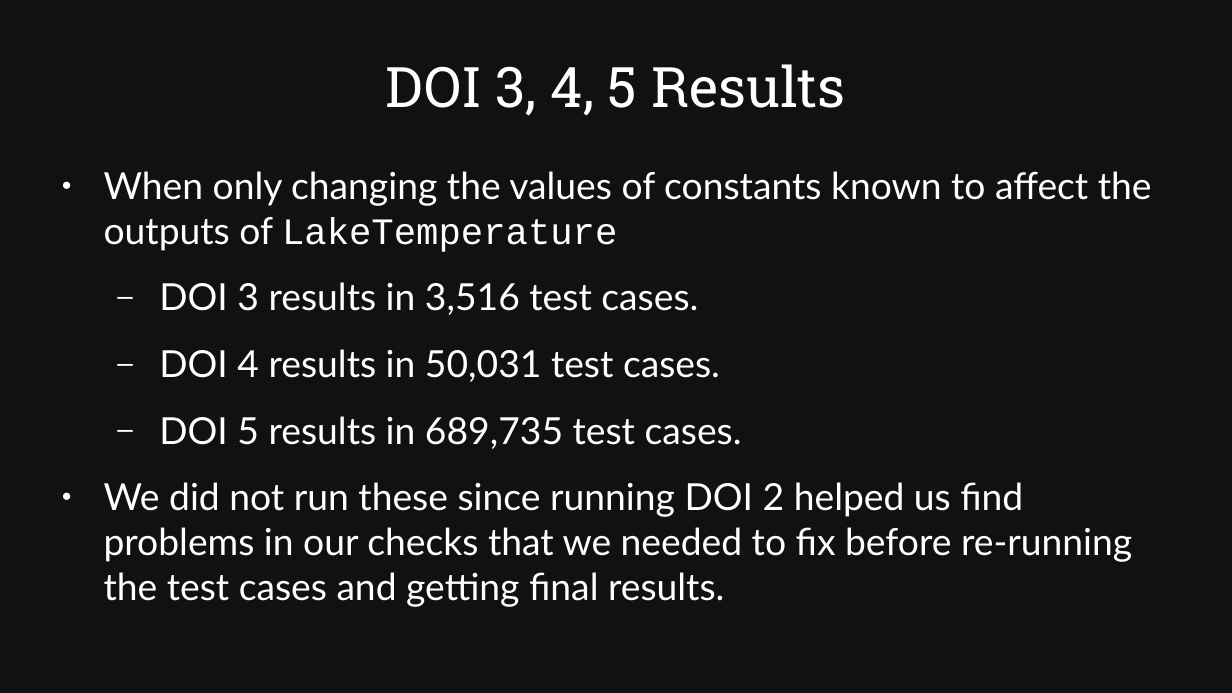
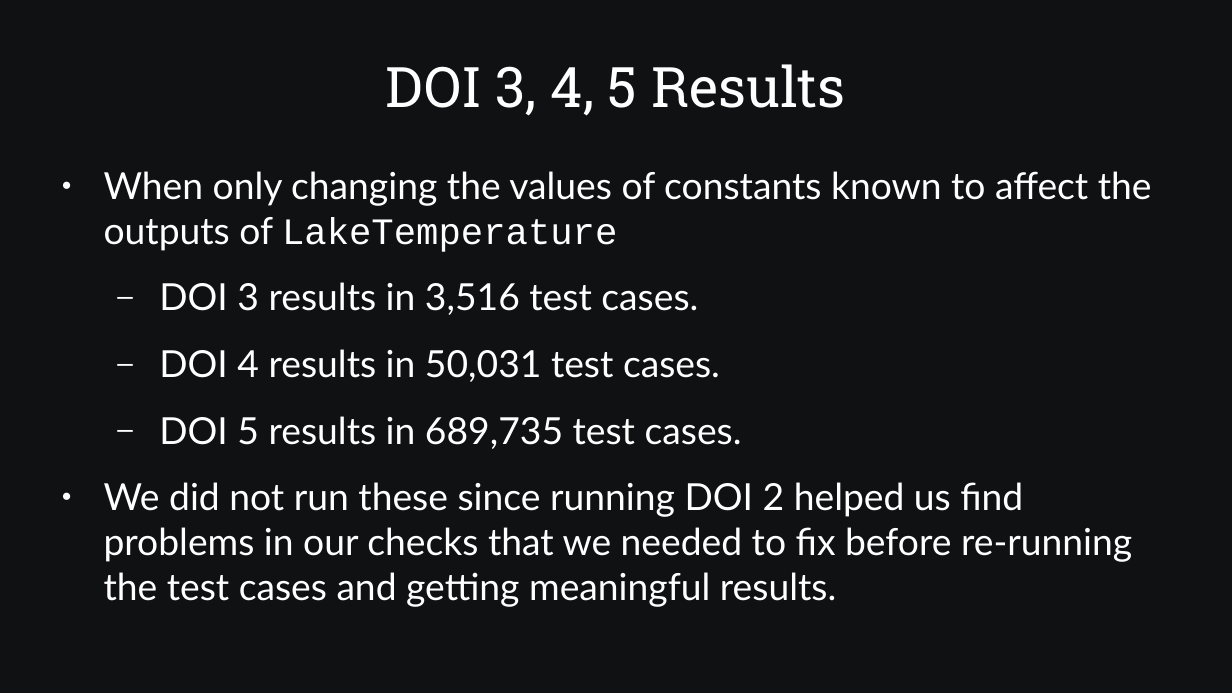
Before and after one commit to SamAllen06/lake_temp_work, a slide deck: slide 41 of documentation/for_collaborators/AnalysisOverview.pptx (slide 38 before the commit). Drawn at 1232x693 pixels with LibreOffice and Linux fonts; fonts in the diff are those of the drawing. Boxes give left, top, right and bottom in pixels: in the first picture for what was removed or moved away, otherwise in the second. Text is boxed around its words. In the diff, an @@ line names an element or a change of style, - is before the commit and + after.

```diff
--- a/documentation/for_collaborators/AnalysisOverview.pptx
+++ b/documentation/for_collaborators/AnalysisOverview.pptx
@@ text at bbox=[104, 482, 1132, 607]: text changed @@
-● We did not run these since running DOI 2 helped us find problems in our checks that we needed to fix before re-running the test cases and getting final results.
+● We did not run these since running DOI 2 helped us find problems in our checks that we needed to fix before re-running the test cases and getting meaningful results.
```
Also in this commit, not shown: 27 other slides changed, 4 slides added, 1 slide removed, 1 other file.
